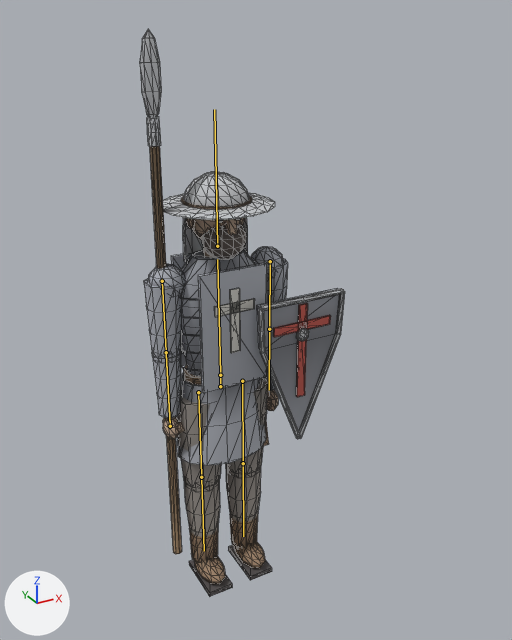
Two versions of the glTF model Game/models/figures/medieval_soldier_2.glb, one commit apart.
Rendered twice from a camera (50 mm lens) standing at (-0.616, -1.286, 1.298) and looking at (0.077, -0.026, 0.668). The axes (+X, +Y, +Z) are drawn at lower left. The lights are the same throughout. The first picture is the older version. The bones that bend it are drawn over the model as lines. Mesh edges are drawn as thin lines.

The first picture shows 'Body_Detail', 'Body_Uniform', 'Body_UniformDark'.
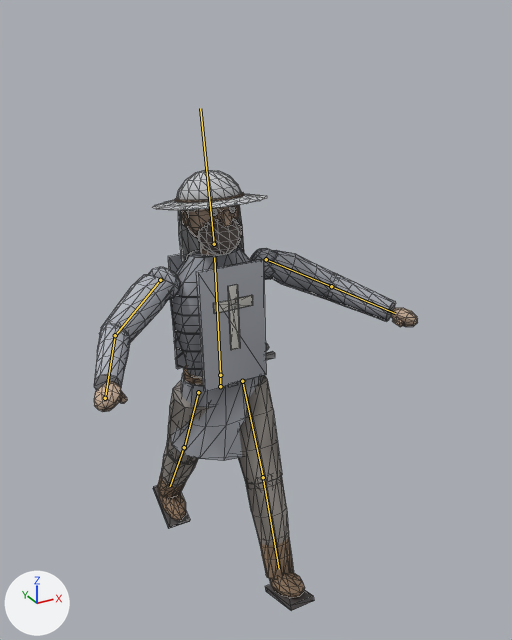
The newer file adds an action. The first version stands in its rest pose; the second is drawn at frame 7 of the action 'Dance'.

Changed parts and their boxes [x1, y1, x2, y2] in the pictures (512 x 640 px):
```json
{"object": "Body_Detail", "change": "posed", "before": [140, 29, 345, 597], "after": [94, 170, 418, 611], "on screen": "58% wider, 22% shorter"}
{"object": "Body_Uniform", "change": "posed", "before": [144, 247, 339, 466], "after": [94, 247, 396, 461], "on screen": "55% wider"}
{"object": "Body_UniformDark", "change": "posed", "before": [181, 297, 201, 371], "after": [173, 294, 202, 370], "on screen": "mostly hidden"}
{"bone": "Spine", "before": "(220, 375) to (217, 259)", "after": "(220, 375) to (214, 257)"}
{"bone": "Head", "before": "(217, 246) to (214, 109)", "after": "(214, 244) to (200, 108)"}
{"bone": "UpperArm.L", "before": "(270, 261) to (269, 328)", "after": "(266, 259) to (330, 286)"}
{"bone": "Forearm.L", "before": "(269, 329) to (269, 390)", "after": "(331, 286) to (395, 313)"}
{"bone": "Shield", "before": "(269, 329) to (269, 390)", "after": "(331, 286) to (331, 286)"}
{"bone": "UpperArm.R", "before": "(162, 281) to (166, 351)", "after": "(160, 280) to (116, 334)"}
{"bone": "Forearm.R", "before": "(166, 352) to (170, 425)", "after": "(115, 335) to (105, 396)"}
{"bone": "Weapon", "before": "(170, 426) to (166, 354)", "after": "(105, 398) to (105, 398)"}
{"bone": "Thigh.L", "before": "(242, 381) to (243, 462)", "after": "(242, 381) to (263, 476)"}
{"bone": "Shin.L", "before": "(243, 463) to (243, 536)", "after": "(263, 477) to (279, 569)"}
{"bone": "Thigh.R", "before": "(198, 392) to (201, 475)", "after": "(198, 392) to (184, 447)"}
{"bone": "Shin.R", "before": "(201, 477) to (204, 551)", "after": "(184, 447) to (170, 486)"}
```

Edits to the scene script, one JSON object a line:
```json
{"block": "bone_spine", "where": "bone_spine = bpy.data.objects['Figure'].pose.bones['Spine']  # child of 'Hips'"}
{"op": "set", "path": "bone_spine.rotation_quaternion", "old": "(1.0, 0.0, 0.0, 0.0)", "new": "(1.0, -0.026, 0.017, 0.0)", "note": "degrees (0, 0, 0) -> degrees (-3, 2, 0)"}
{"block": "bone_head", "where": "bone_head = bpy.data.objects['Figure'].pose.bones['Head']  # child of 'Spine'"}
{"op": "set", "path": "bone_head.rotation_quaternion", "old": "(1.0, 0.0, 0.0, 0.0)", "new": "(0.999, -0.052, 0.0, 0.0)", "note": "degrees (0, 0, 0) -> degrees (-6, 0, 0)"}
{"block": "bone_upperarm_l", "where": "bone_upperarm_l = bpy.data.objects['Figure'].pose.bones['UpperArm.L']  # child of 'Spine'"}
{"op": "set", "path": "bone_upperarm_l.rotation_quaternion", "old": "(1.0, 0.0, 0.0, 0.0)", "new": "(0.837, -0.186, 0.111, -0.503)", "note": "degrees (0, 0, 0) -> degrees (-25, 0, -62)"}
{"block": "bone_forearm_l", "where": "bone_forearm_l = bpy.data.objects['Figure'].pose.bones['Forearm.L']  # child of 'UpperArm.L'"}
{"op": "set", "path": "bone_forearm_l.rotation_quaternion", "old": "(1.0, 0.0, 0.0, 0.0)", "new": "(0.954, -0.301, 0.0, 0.0)", "note": "degrees (0, 0, 0) -> degrees (-35, 0, 0)"}
{"block": "bone_shield", "where": "bone_shield = bpy.data.objects['Figure'].pose.bones['Shield']  # child of 'Forearm.L'"}
{"op": "set", "path": "bone_shield.scale", "old": "(1.0, 1.0, 1.0)", "new": "(0.0, 0.0, 0.0)"}
{"block": "bone_upperarm_r", "where": "bone_upperarm_r = bpy.data.objects['Figure'].pose.bones['UpperArm.R']  # child of 'Spine'"}
{"op": "set", "path": "bone_upperarm_r.rotation_quaternion", "old": "(1.0, 0.0, 0.0, 0.0)", "new": "(0.837, -0.186, -0.111, 0.503)", "note": "degrees (0, 0, 0) -> degrees (-25, 0, 62)"}
{"block": "bone_forearm_r", "where": "bone_forearm_r = bpy.data.objects['Figure'].pose.bones['Forearm.R']  # child of 'UpperArm.R'"}
{"op": "set", "path": "bone_forearm_r.rotation_quaternion", "old": "(1.0, 0.0, 0.0, 0.0)", "new": "(0.954, -0.301, 0.0, 0.0)", "note": "degrees (0, 0, 0) -> degrees (-35, 0, 0)"}
{"block": "bone_weapon", "where": "bone_weapon = bpy.data.objects['Figure'].pose.bones['Weapon']  # child of 'Forearm.R'"}
{"op": "set", "path": "bone_weapon.rotation_quaternion", "old": "(1.0, 0.0, 0.0, 0.0)", "new": "(-0.921, -0.391, 0.0, 0.0)", "note": "degrees (0, 0, 0) -> degrees (46, 0, 0)"}
{"op": "set", "path": "bone_weapon.scale", "old": "(1.0, 1.0, 1.0)", "new": "(0.0, 0.0, 0.0)"}
{"block": "bone_thigh_l", "where": "bone_thigh_l = bpy.data.objects['Figure'].pose.bones['Thigh.L']  # child of 'Hips'"}
{"op": "set", "path": "bone_thigh_l.rotation_quaternion", "old": "(1.0, 0.0, 0.0, 0.0)", "new": "(0.974, -0.225, 0.0, 0.0)", "note": "degrees (0, 0, 0) -> degrees (-26, 0, 0)"}
{"block": "bone_shin_l", "where": "bone_shin_l = bpy.data.objects['Figure'].pose.bones['Shin.L']  # child of 'Thigh.L'"}
{"op": "set", "path": "bone_shin_l.rotation_quaternion", "old": "(1.0, 0.0, 0.0, 0.0)", "new": "(0.999, 0.052, 0.0, 0.0)", "note": "degrees (0, 0, 0) -> degrees (6, 0, 0)"}
{"block": "bone_thigh_r", "where": "bone_thigh_r = bpy.data.objects['Figure'].pose.bones['Thigh.R']  # child of 'Hips'"}
{"op": "set", "path": "bone_thigh_r.rotation_quaternion", "old": "(1.0, 0.0, 0.0, 0.0)", "new": "(0.974, 0.225, 0.0, 0.0)", "note": "degrees (0, 0, 0) -> degrees (26, 0, 0)"}
{"block": "bone_shin_r", "where": "bone_shin_r = bpy.data.objects['Figure'].pose.bones['Shin.R']  # child of 'Thigh.R'"}
{"op": "set", "path": "bone_shin_r.rotation_quaternion", "old": "(1.0, 0.0, 0.0, 0.0)", "new": "(0.999, 0.044, 0.0, 0.0)", "note": "degrees (0, 0, 0) -> degrees (5, 0, 0)"}
```
